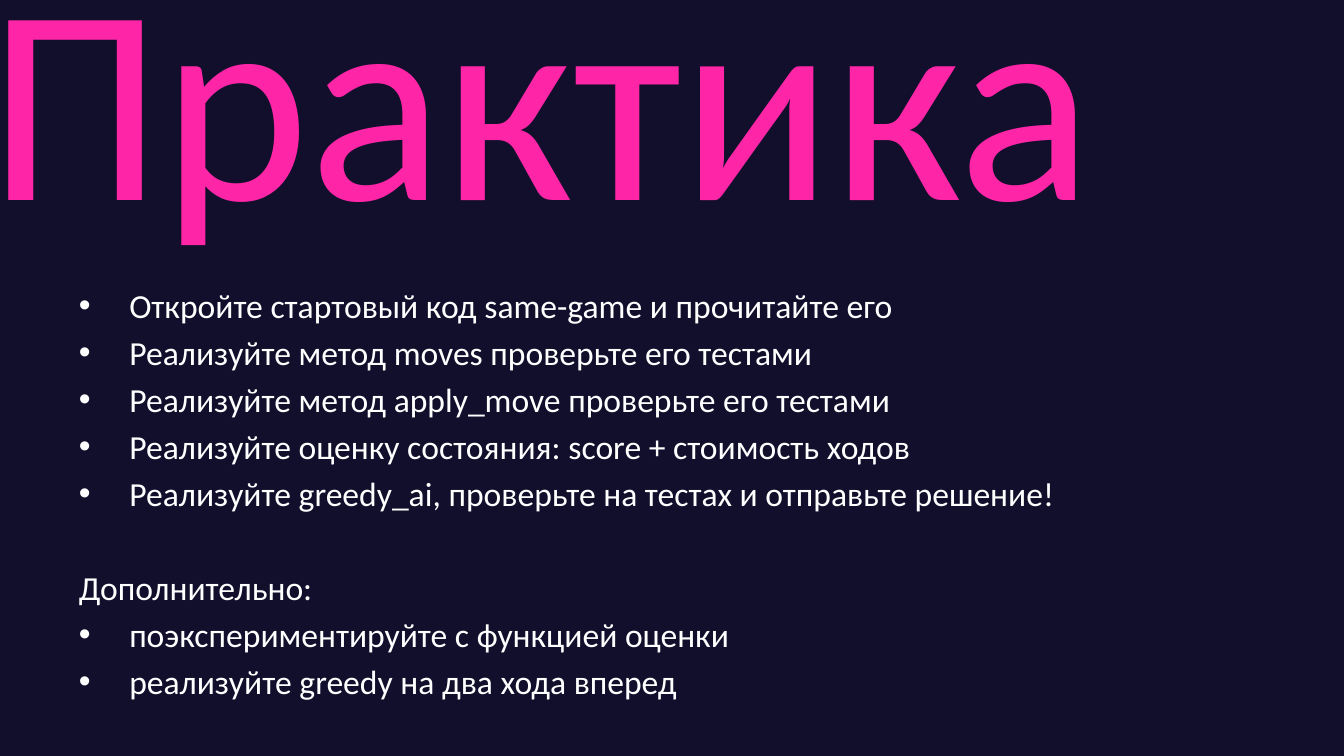
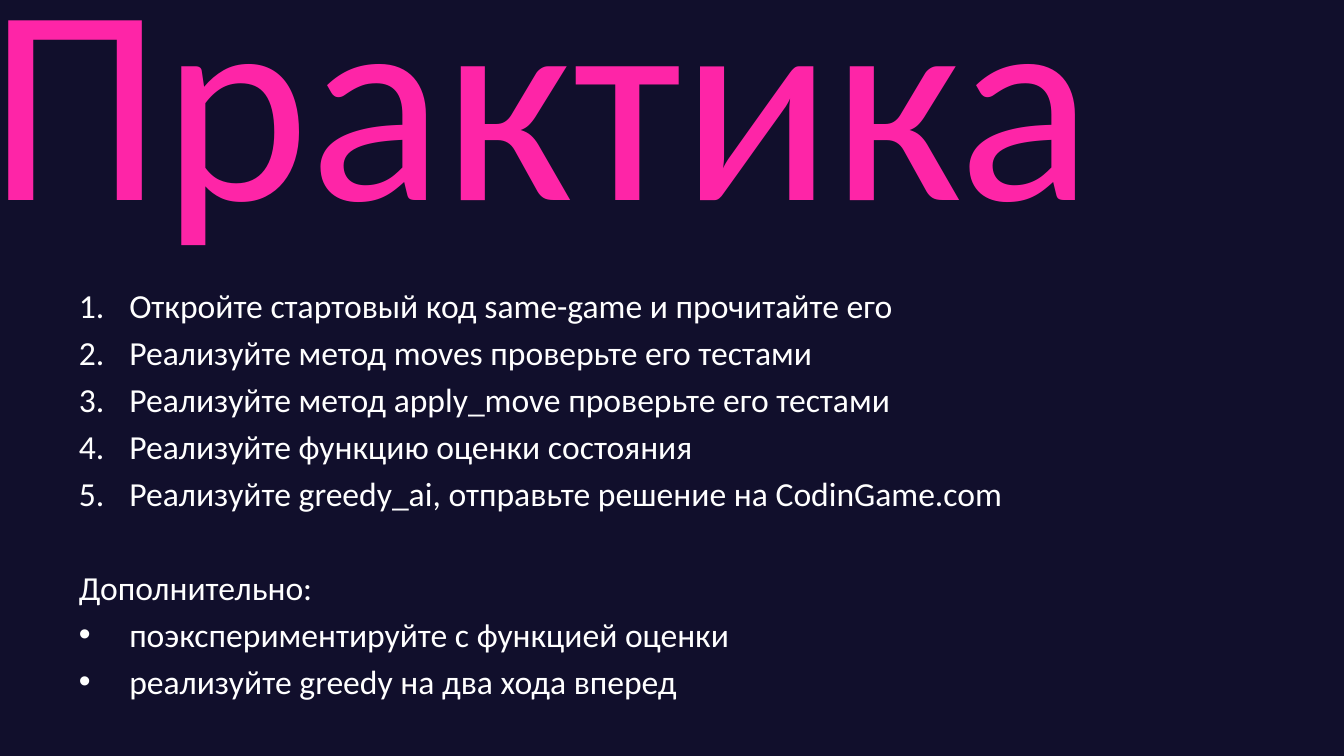
Before and after one commit to game-ai-course/game-ai-school, a slide deck: slide 27 of slides/online_4dx1.5h/day2-greedy.pptx (slide 23 before the commit). Drawn at 1344x756 pixels with LibreOffice and Linux fonts; fonts in the diff are those of the drawing. Boxes give left, top, right and bottom in pixels: in the first picture for what was removed or moved away, otherwise in the second. Text is boxed around its words. In the diff, an @@ line names an element or a change of style, - is before the commit and + after.

```diff
--- a/slides/online_4dx1.5h/day2-greedy.pptx
+++ b/slides/online_4dx1.5h/day2-greedy.pptx
@@ text at [129,436,1002,512]: text changed @@
-• Реализуйте оценку состояния: score + стоимость ходов
-• Реализуйте greedy_ai, проверьте на тестах и отправьте решение!
+4. Реализуйте функцию оценки состояния
+5. Реализуйте greedy_ai, отправьте решение на CodinGame.com
```
Also in this commit, not shown: 8 other slides changed, 5 slides added, 1 slide removed, 1 other file.
